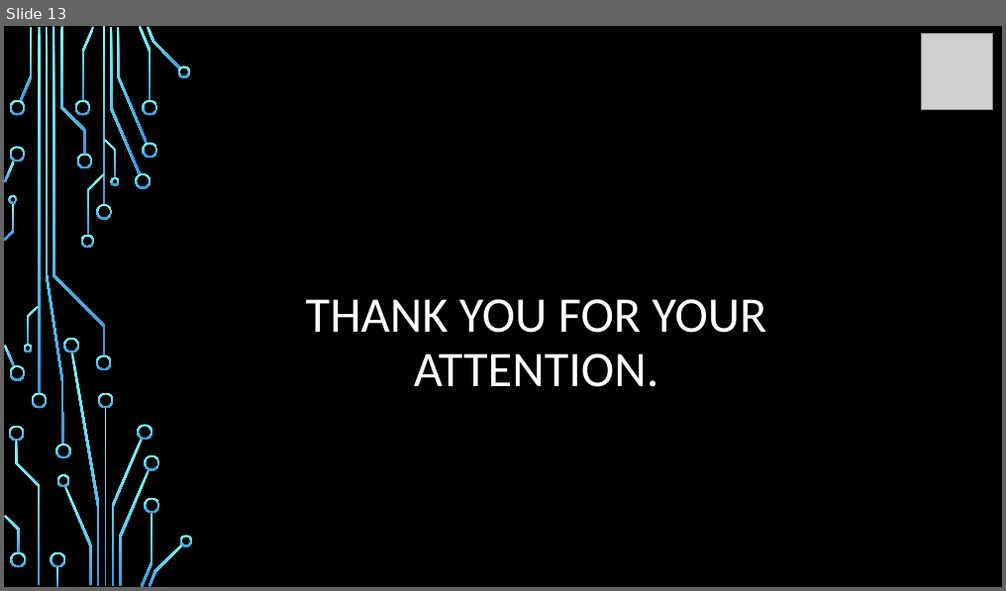
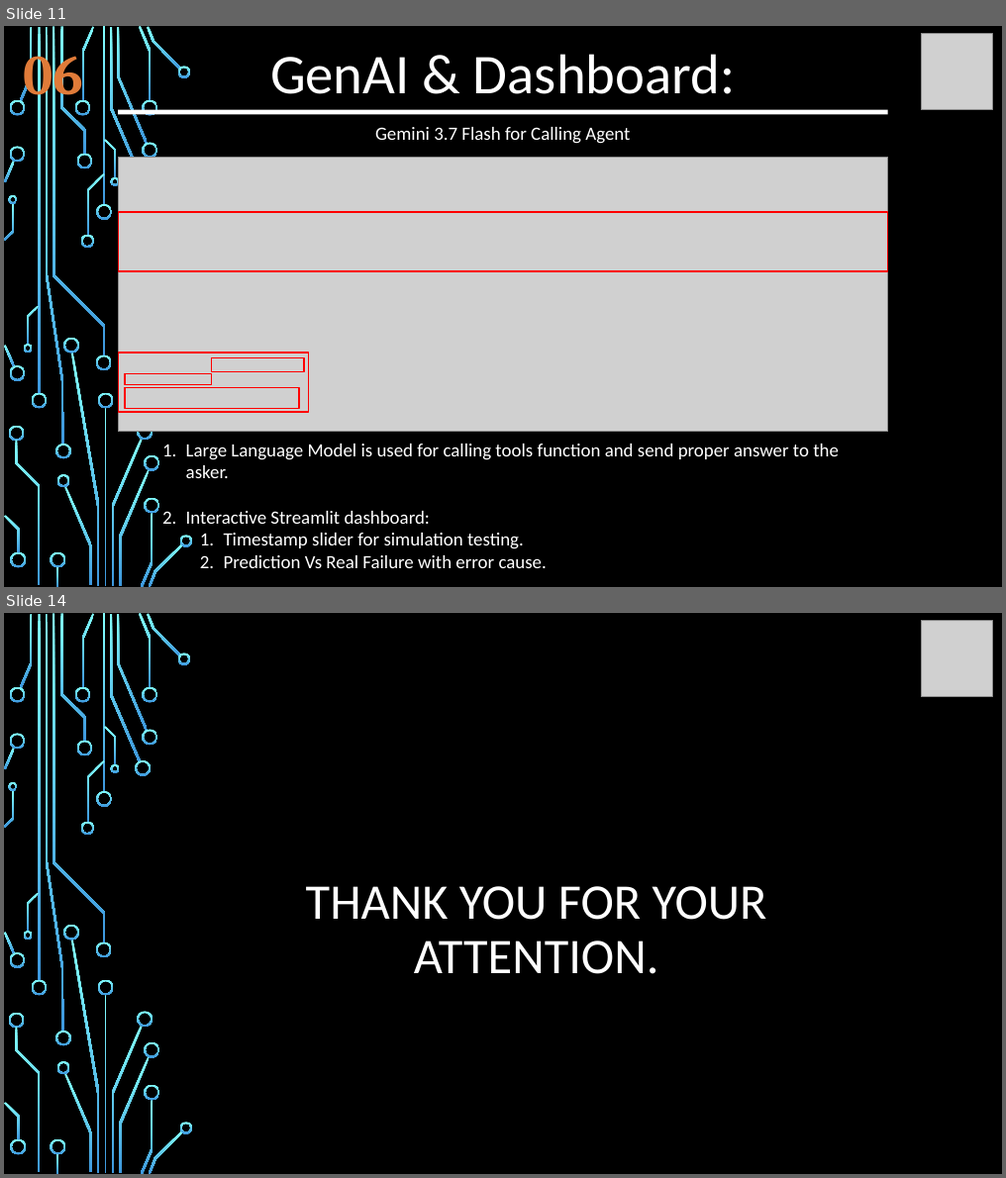
Before and after one commit to auli13/project-ds-end-to-end-v2, a slide deck: FPM.pptx. Shown one above the other, each under a label of ours: slide 13 before the commit, slides 11 and 14 after it; the slides between them are not shown. The pictures are 1006x591 and 1006x1178 pixels, drawn with LibreOffice and Linux fonts; fonts in the diff are those of the drawing; grey boxes stand for pictures; background and template pictures are left out. Boxes give left, top, right and bottom in pixels: in the first picture for what was removed or moved away, otherwise in the second. Text is boxed around its words. In the diff, an @@ line names an element or a change of style, - is before the commit and + after.

```diff
--- a/FPM.pptx
+++ b/FPM.pptx
@@ slide 11 added at (4,26,1002,587), background picture (left out); not listed: 53 template elements that a slide beside it also shows @@
@@ text added at (23,43,83,107), 54 pt, text #E07B39, bold @@
+06
@@ text added at (270,54,736,94), 54 pt, text #FFFFFF @@
+GenAI & Dashboard:
@@ picture added at (921,33,992,110) @@
@@ rectangle added at (118,110,887,114), fill #FFFFFF @@
@@ text added at (375,127,630,144), 18 pt, text #FFFFFF @@
+Gemini 3.7 Flash for Calling Agent
@@ rectangle added at (118,212,887,272), outline #FF0000 1.25 pt @@
@@ group added at (118,157,887,432): 4 rectangles, 1 picture @@
@@ text added at (186,444,839,569), 18 pt, text #FFFFFF @@
+1. Large Language Model is used for calling tools function and send proper answer to the asker.
+2. Interactive Streamlit dashboard:
+  1. Timestamp slider for simulation testing.
+  2. Prediction Vs Real Failure with error cause.
@@ what was slide 13 is now slide 14 @@
```
Also in this commit, not shown: 9 slides changed, 2 other slides added, 2 slides removed, 3 other files.
